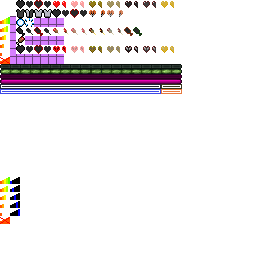
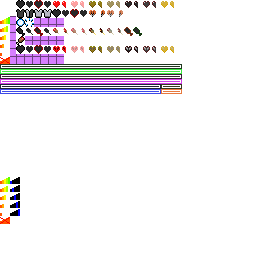
Revision of a layered w=256, h=256 image; what changed, layer by layer:
painted on "Layer" over box(0, 64, 182, 84)
